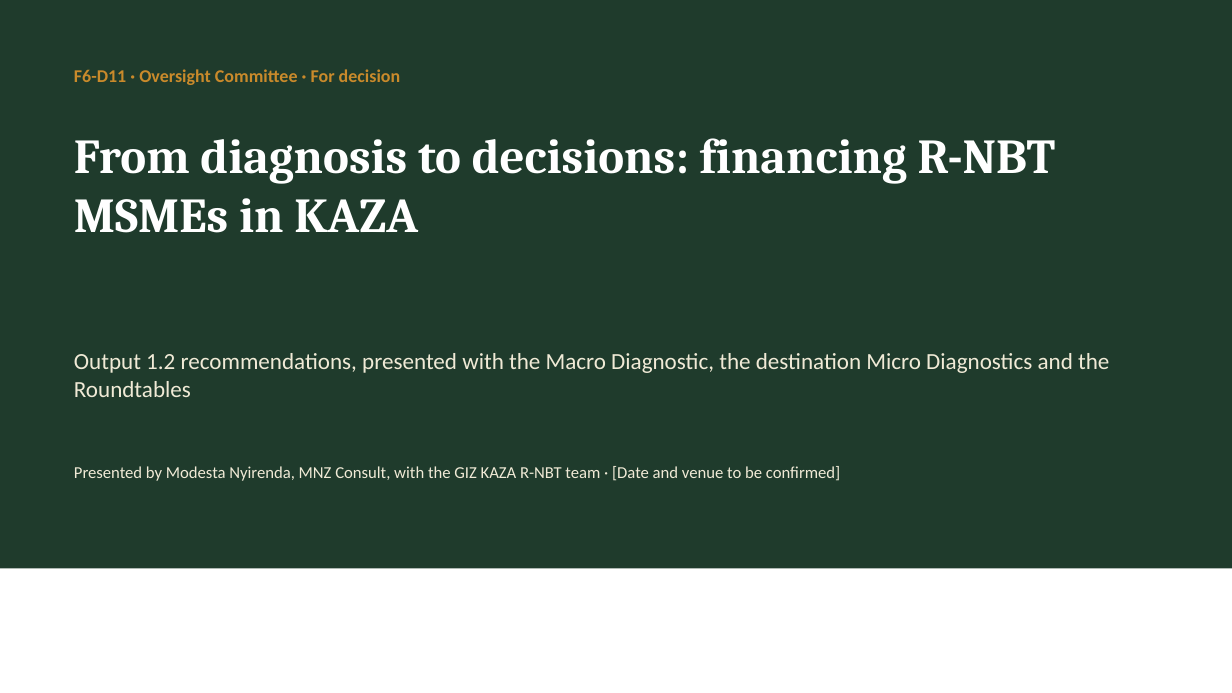
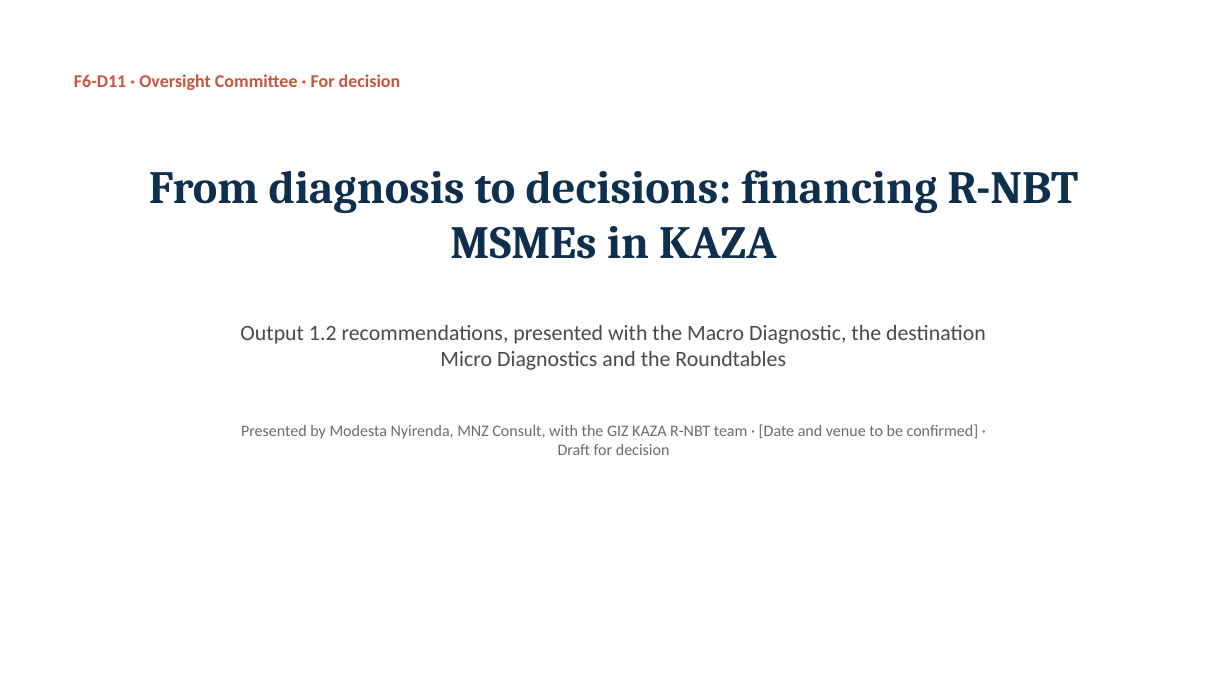
Before and after one commit to modestanz/GIZ-Works, a slide deck: slide 1 of deliverables/F6-D11_Output_1.2_Summary_Pack_Oversight_Committee.pptx. Drawn at 1232x693 pixels with LibreOffice and Linux fonts; fonts in the diff are those of the drawing; background and template pictures are left out. Boxes give left, top, right and bottom in pixels: in the first picture for what was removed or moved away, otherwise in the second. Text is boxed around its words. In the diff, an @@ line names an element or a change of style, - is before the commit and + after.

```diff
--- a/deliverables/F6-D11_Output_1.2_Summary_Pack_Oversight_Committee.pptx
+++ b/deliverables/F6-D11_Output_1.2_Summary_Pack_Oversight_Committee.pptx
@@ background #1F3B2C to #FFFFFF @@
@@ text "F6-D11 · Oversight Committee · ..." at [74,74,401,90]: text colour #C98A2B to #C8553D @@
@@ title "From diagnosis to decisions: financing ..." at [149,170,1078,259]: size 38 to 36 pt, text colour #FFFFFF to #0F2F4F; alignment left to centre; vertical alignment top to middle @@
@@ text "Output 1.2 recommendations, presented with ...": place and size @@
-text "Output 1.2 recommendations, presented with ..." at [74,353,1109,397]
+text "Output 1.2 recommendations, presented with ..." at [240,325,986,370]
@@ text "Output 1.2 recommendations, presented with ..." at [240,325,986,370]: size 18 to 17 pt, text colour #F0EAD6 to #4A4A4A; alignment left to centre @@
@@ text at [241,424,979,455]: text changed; size 13 to 12.5 pt; text colour #F0EAD6 to #6B6B6B @@
-Presented by Modesta Nyirenda, MNZ Consult, with the GIZ KAZA R-NBT team · [Date and venue to be confirmed]
+Presented by Modesta Nyirenda, MNZ Consult, with the GIZ KAZA R-NBT team · [Date and venue to be confirmed] · Draft for decision
@@ rectangle removed at [0,568,1232,693] @@
```
Also in this commit, not shown: 4 other slides changed, 11 slides added, 17 slides removed, 18 other files.
